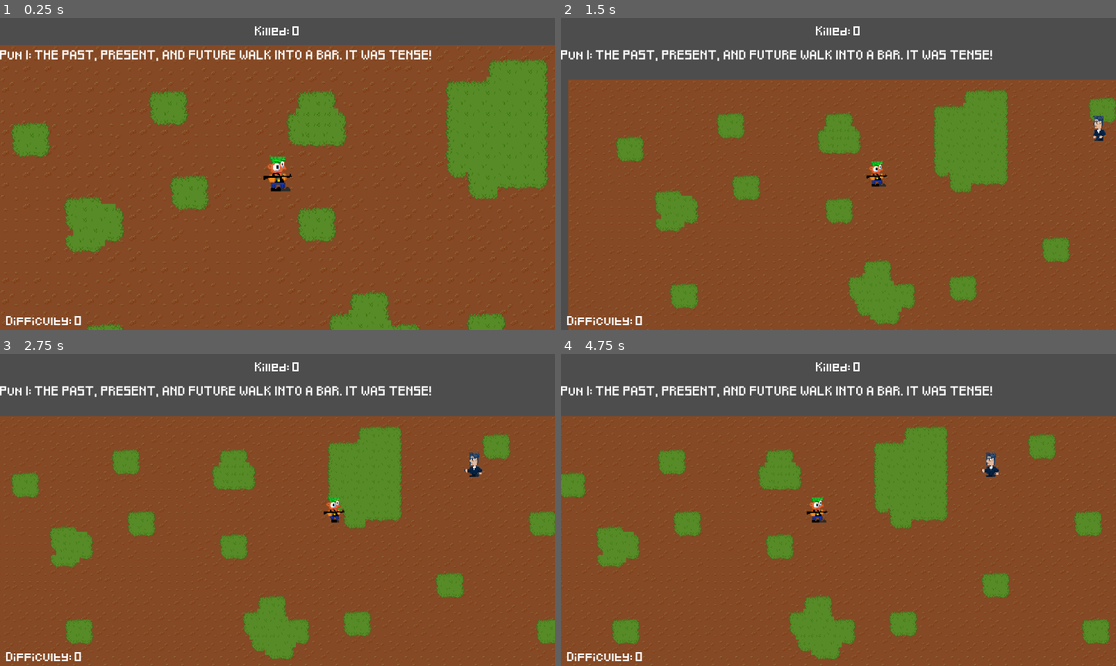
Above: before the commit, frames 1-4 (two rows, left to right).
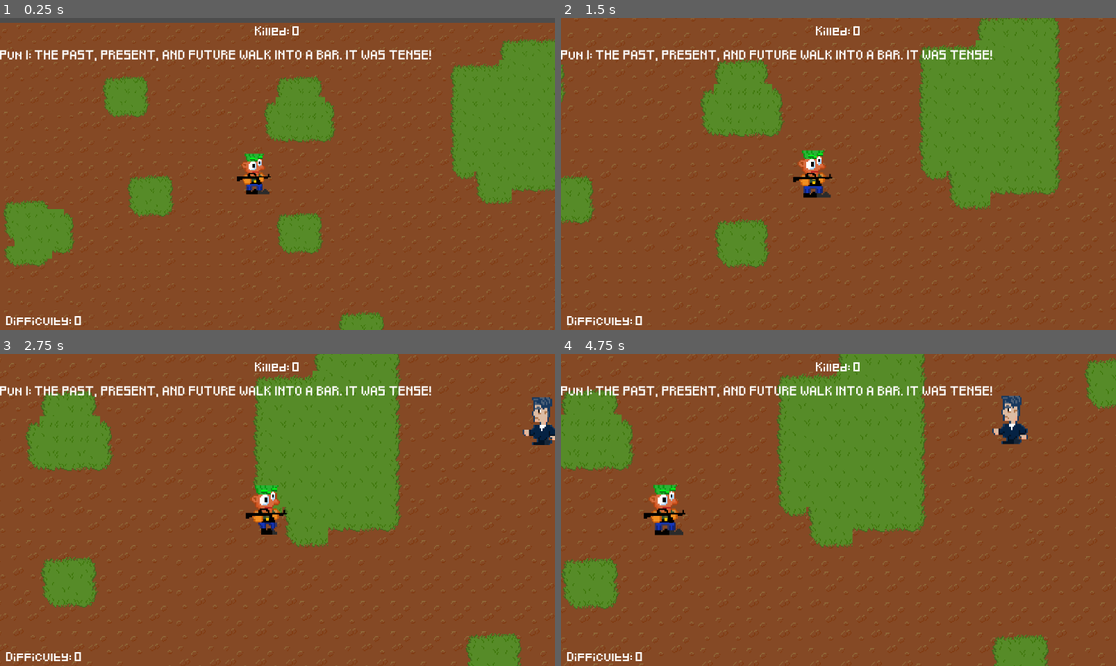
Above: after the commit, the same moments.

Repository: Fjonan/PeterPun
Game: Godot game, scene res://scenes/main.tscn
Two runs of this game, one before a commit and one after it. Both use one fixed random seed, a clock stepped at 60 frames per second and the inputs below.
Inputs (mouse positions are in pixels of both pictures, inside the frame that each line leads up to):
- Up to frame 1 (0.25 s): no input
- Up to frame 2 (1.5 s): tap Enter (ui_accept) at 0.5, 0.77 s; move the mouse to (960, 158) at 0.52 s; hold Right (ui_right) 0.53-1.25 s; hold F 0.53-1.25 s; click (960, 158) at 0.67 s; drag from (727, 189) to (577, 230) at 1.27 s
- Up to frame 3 (2.75 s): move the mouse to (333, 441) at 2.02 s; hold Right (ui_right) from 2.03 s (still down); hold F from 2.03 s (still down)
- Up to frame 4 (4.75 s): release Right (ui_right) at 2.75 s; release F at 2.75 s; drag from (810, 572) to (672, 463) at 2.77 s; move the mouse to (1005, 556) at 3.52 s; hold Left (ui_left) 3.53-4.25 s; hold F 3.53-4.25 s; tap Enter (ui_accept) at 3.77 s; drag from (672, 463) to (755, 432) at 4.27 s

The runs differ from the first frame. In frame 1, 23% of the frame differs, in the area x 0-100%, y 1-100%; in frame 2, 38%; in frame 3, 39%; in frame 4, 40%, in the area x 0-100%, y 0-100%.

Commit message:
dynamic cam

Diff:
--- a/scenes/enemy.tscn
+++ b/scenes/enemy.tscn
@@ -119,6 +119,5 @@
 scroll_active = false
 
 [node name="CollisionShape2D" type="CollisionShape2D" parent="."]
-visible = false
 position = Vector2(-1.26953, -0.634766)
 shape = SubResource("2")
--- a/scenes/player.tscn
+++ b/scenes/player.tscn
@@ -187,12 +187,13 @@
 [node name="Player" type="Node2D"]
 
 [node name="PhantomCamera2D" type="Node2D" parent="."]
+position = Vector2(4.2039e-45, 4.2039e-45)
 script = ExtResource("6_0aqdl")
 priority_override = false
 priority = 0
-zoom = Vector2(1, 1)
+zoom = Vector2(2, 2)
 follow_mode = 3
-follow_group = Array[NodePath]([NodePath("../CharacterBody2D")])
+follow_group = Array[NodePath]([NodePath("../CharacterBody2D/AnimatedSprite2D")])
 follow_parameters/auto_zoom = false
 follow_parameters/target_offset = Vector2(0, 0)
 follow_parameters/damping = true
@@ -207,11 +208,12 @@
 limit/limit_node_target = NodePath("")
 limit/smoothed = false
 tween_parameters = null
-tween_on_load = true
+tween_on_load = false
 inactive_update_mode = 0
 
-[node name="CharacterBody2D" type="CharacterBody2D" parent="." groups=["player"]]
+[node name="CharacterBody2D" type="CharacterBody2D" parent="." node_paths=PackedStringArray("cam") groups=["player"]]
 script = ExtResource("1_5x7pt")
+cam = NodePath("../PhantomCamera2D")
 
 [node name="AnimatedSprite2D" type="AnimatedSprite2D" parent="CharacterBody2D"]
 scale = Vector2(1.65625, 1.625)
--- a/scenes/weapon.tscn
+++ b/scenes/weapon.tscn
@@ -18,3 +18,6 @@
 position = Vector2(1, -4.76837e-07)
 scale = Vector2(0.0125, 0.0125)
 texture = ExtResource("2_kb4yw")
+
+[node name="Aimdot" type="Node2D" parent="."]
+position = Vector2(275, 0)
--- a/scripts/player.gd
+++ b/scripts/player.gd
@@ -3,6 +3,7 @@
 @export var speed = 200
 @export var friction = 0.5
 @export var acceleration = 0.25
+@export var cam: PhantomCamera2D = null
 
 @onready var muzzle = $Weapon/Muzzle
 @onready var weaponsprite = $Weapon/WeaponSprite
@@ -12,7 +13,8 @@
 
 func _ready():
 	GlobalSignals.connect("shoot", Callable(self, "shoot"))
-	pass
+	cam.append_follow_group_node($Weapon/Aimdot)
+
 
 func _physics_process(delta):
 	#updateMuzzle()
